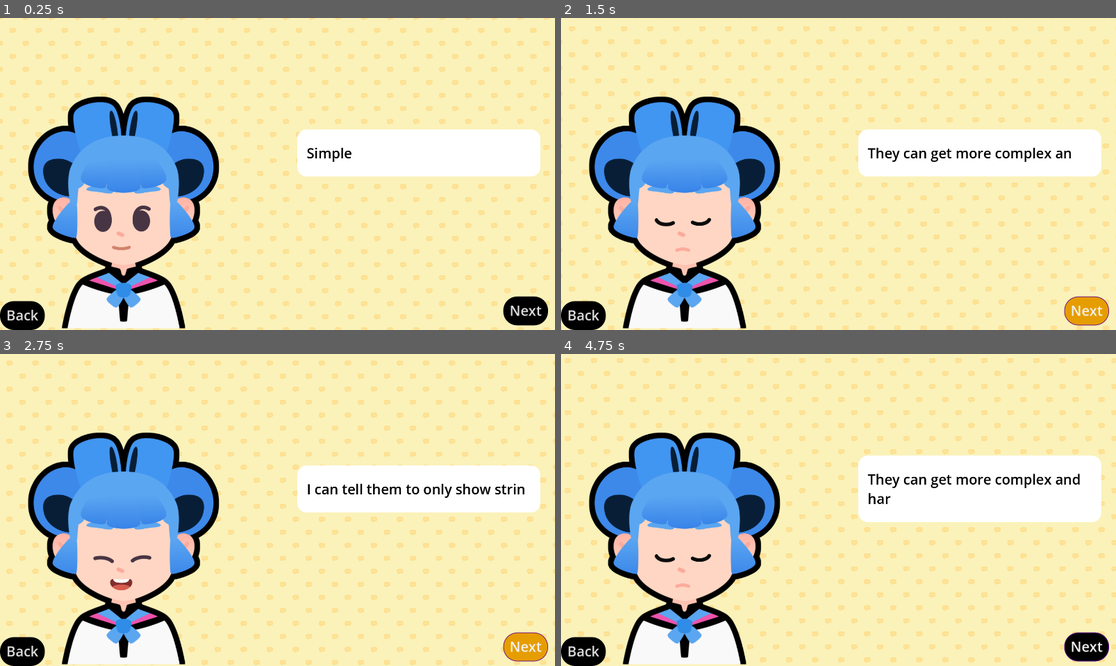
Above: before the commit, frames 1-4 (two rows, left to right).
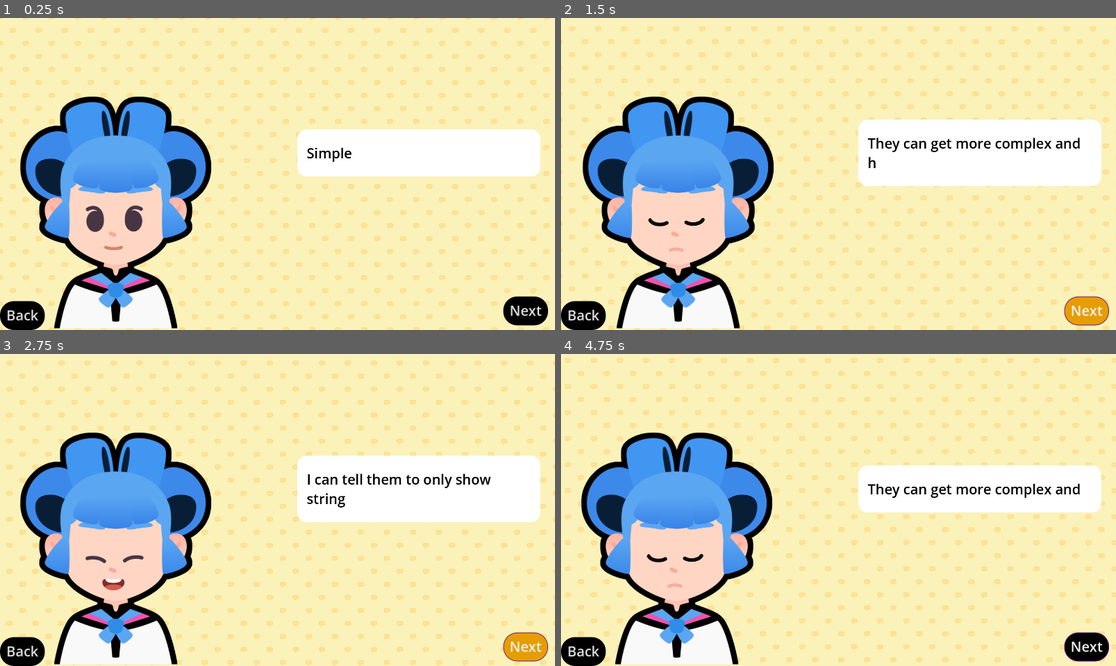
Above: after the commit, the same moments.

Repository: peeryo/2d-GameDev-course
Game: Godot game, scene res://lessons/dialog.tscn
The game is run twice, just before and just after one commit, with the same random seed, the same clock (stepped at 60 frames per second) and the same inputs. Sound files missing from this copy of the repository are replaced by a short silence.
Inputs (mouse positions are in pixels of both pictures, inside the frame that each line leads up to):
- Up to frame 1 (0.25 s): no input
- Up to frame 2 (1.5 s): click "Back" at 0.5 s; click "Next" at 1.25 s
- Up to frame 3 (2.75 s): click "Next" at 2 s
- Up to frame 4 (4.75 s): tap Enter at 2.75 s; move the mouse to (960, 494) at 2.77 s; hold D (move_right) 2.78-3.53 s; tap Z at 2.85, 3.6, 4.35 s; click (960, 494) at 2.92 s; tap Space at 3.02, 3.77 s; move the mouse to (727, 525) at 3.52 s; hold S (move_down) 3.53-4.28 s; move the mouse to (894, 441) at 4.27 s; hold D (move_right) from 4.28 s (still down)

The runs differ from the first frame. In frame 1, 8.0% of the frame differs, in the area x 3-40%, y 25-100%; in frame 2, 11%; in frame 3, 12%, in the area x 3-98%, y 25-100%; in frame 4, 12%.

Commit message:
M7L11 completed and practices

Diff:
--- a/M07.telling_a_story_workbook/lessons/dialog.gd
+++ b/M07.telling_a_story_workbook/lessons/dialog.gd
@@ -1,12 +1,4 @@
 extends Control
-
-@onready var rich_text_label: RichTextLabel = %RichTextLabel
-@onready var next_button: Button = %NextButton
-@onready var back_button = %BackButton
-@onready var audio_stream_player: AudioStreamPlayer = %AudioStreamPlayer
-@onready var body: TextureRect = %Body
-@onready var expression: TextureRect = %Expression
-
 var expressions := {
 	"happy": preload("res://assets/emotion_happy.png"),
 	"regular": preload("res://assets/emotion_regular.png"),
@@ -34,18 +26,12 @@
 
 var current_item_index := 0
 
-func show_text() -> void:
-	var current_item := dialog_items[current_item_index]
-	rich_text_label.text = current_item["text"]
-	expression.texture = current_item["expression"]
-	rich_text_label.visible_ratio = 0.0
-	var tween := create_tween()
-	var text_appearing_duration := 1.2
-	tween.tween_property(rich_text_label, "visible_ratio", 1.0, text_appearing_duration)
-	var sound_max_length :=  audio_stream_player.stream.get_length() - text_appearing_duration
-	var sound_start_position := randf() * sound_max_length
-	audio_stream_player.play(sound_start_position)
-	tween.finished.connect(audio_stream_player.stop)
+@onready var rich_text_label: RichTextLabel = %RichTextLabel
+@onready var next_button: Button = %NextButton
+@onready var back_button = %BackButton
+@onready var audio_stream_player: AudioStreamPlayer = %AudioStreamPlayer
+@onready var body: TextureRect = %Body
+@onready var expression: TextureRect = %Expression
 
 func _ready() -> void:
 	show_text()
@@ -53,13 +39,34 @@
 	#I imagine you need a signal like this to rewind
 	back_button.pressed.connect(rewind)
 
+## Draws the current text to the rich text element
+func show_text() -> void:
+	# We retrieve the current dictionary from the array and assign its
+	# properties to the UI elements.
+	var current_item := dialog_items[current_item_index]
+	rich_text_label.text = current_item["text"]
+	expression.texture = current_item["expression"]
+	# We animate the text appearing letter by letter.
+	rich_text_label.visible_ratio = 0.0
+	var tween := create_tween()
+	var text_appearing_duration := 1.0
+	tween.tween_property(rich_text_label, "visible_ratio", 1.0, text_appearing_duration)
+
+	# This is where we play the audio. We randomize the audio playback's start
+	# time to make it sound different every time.
+	var sound_max_length := audio_stream_player.stream.get_length() - text_appearing_duration
+	var sound_start_position := randf() * sound_max_length
+	audio_stream_player.play(sound_start_position)
+	# We stop the audio when the text finishes appearing.
+	tween.finished.connect(audio_stream_player.stop)
+	slide_in()
+
 func advance() -> void:
 	current_item_index += 1
-	if current_item_index >= dialog_items.size(): #== also works, but >= makes more sense to display last line
-		#get_tree().quit()
+	if current_item_index >= dialog_items.size():
 		current_item_index = 0
-	#else:
-	show_text()
+	else:
+		show_text()
 
 #Here's the rewind function, not sure what should happen at 0
 func rewind() -> void:
@@ -67,3 +74,12 @@
 	if current_item_index < 0:
 		current_item_index = 0
 	show_text()
+
+func slide_in() -> void:
+	var tween := create_tween()
+	tween.set_trans(Tween.TRANS_QUART)
+	tween.set_ease(Tween.EASE_OUT)
+	body.position.x = 200.0
+	tween.tween_property(body, "position:x", 0.0, 0.3)
+	body.modulate.a = 0.0
+	tween.parallel().tween_property(body, "modulate:a", 1.0, 0.2)
